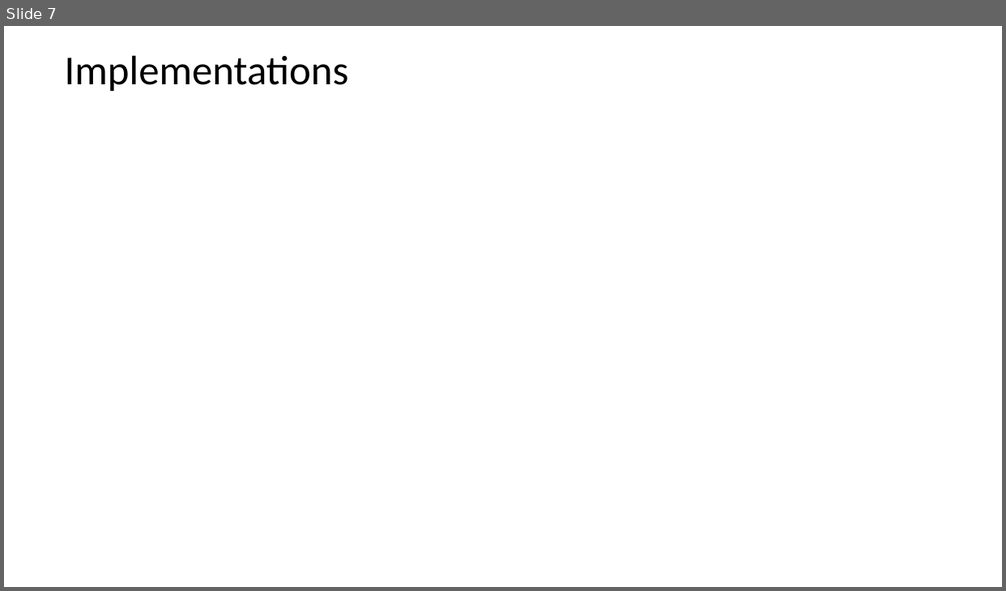
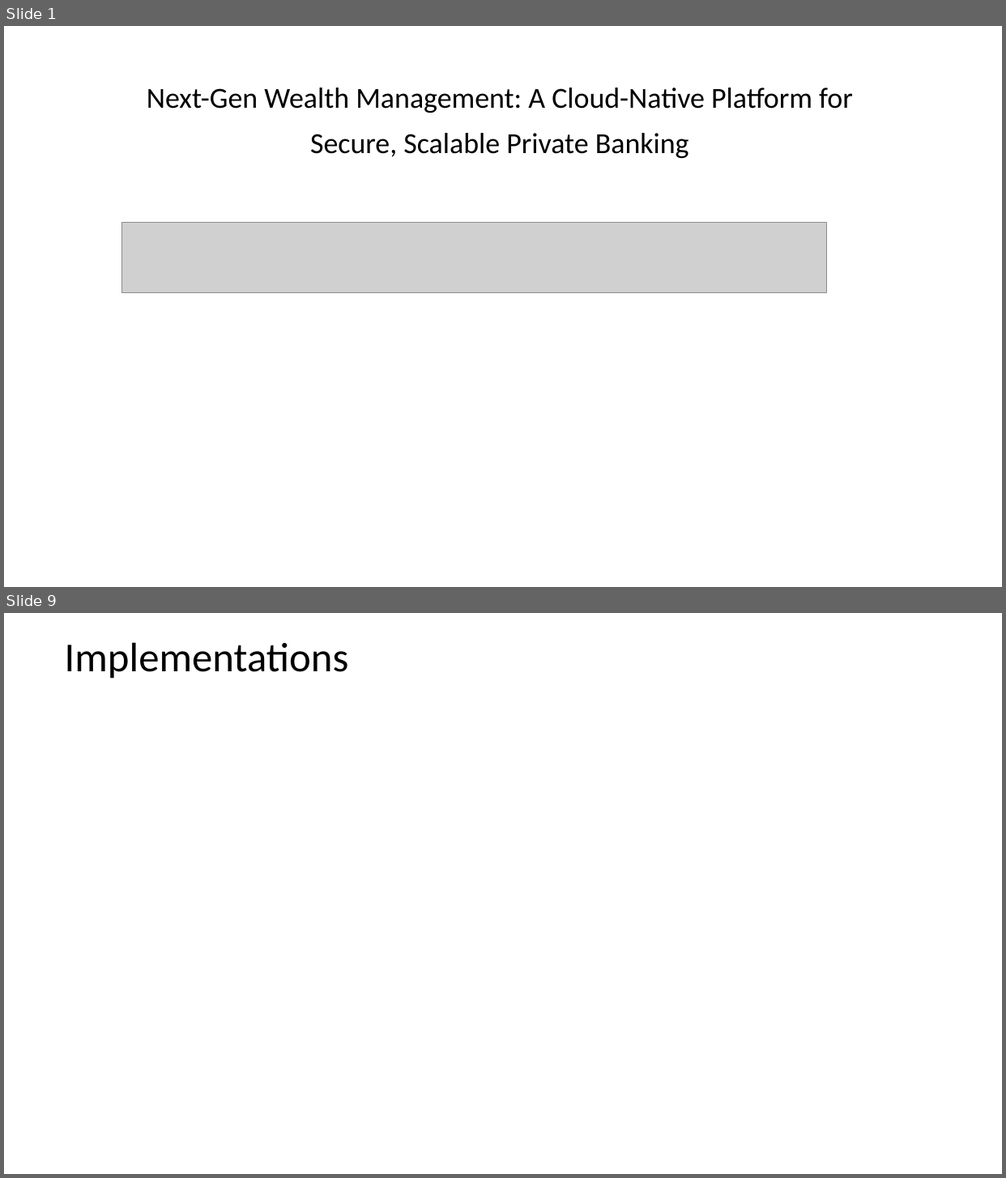
Before and after one commit to girish-thetechieguy/wealth-management-platform, a slide deck: jpm-wm-project-execution/2_Design/JPM_presentation.pptx. Shown one above the other, each under a label of ours: slide 7 before the commit, slides 1 and 9 after it; the slides between them are not shown. The pictures are 1006x591 and 1006x1178 pixels, drawn with LibreOffice and Linux fonts; fonts in the diff are those of the drawing; grey boxes stand for pictures. Boxes give left, top, right and bottom in pixels: in the first picture for what was removed or moved away, otherwise in the second. Text is boxed around its words. In the diff, an @@ line names an element or a change of style, - is before the commit and + after.

```diff
--- a/jpm-wm-project-execution/2_Design/JPM_presentation.pptx
+++ b/jpm-wm-project-execution/2_Design/JPM_presentation.pptx
@@ slide 1 added at (4,26,1002,587), background #FFFFFF @@
@@ title added at (147,88,853,158), 28 pt, text #000000 @@
+Next-Gen Wealth Management: A Cloud-Native Platform for Secure, Scalable Private Banking
@@ picture added at (122,222,827,293) @@
@@ what was slide 7 is now slide 9 @@
```
Also in this commit, not shown: 2 slides changed, 5 other slides added, 4 slides removed, 39 other files.
